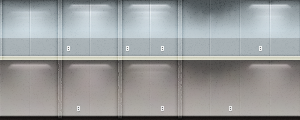
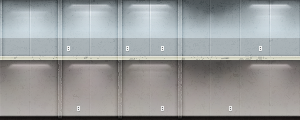
Revision of a layered 300px x 120px image; what changed, layer by layer:
painted on "noise layer" (1st of 2, in "generic_coridor_5") over box(0, 0, 300, 60)
added layer "base_plate_scratches" in group "generic_coridor_5" over box(14, 0, 284, 69)
painted on "noise layer copy" over box(0, 46, 300, 120)
painted on "noise layer" (2nd of 2, in "generic_coridor_5 copy") over box(0, 60, 300, 120)
